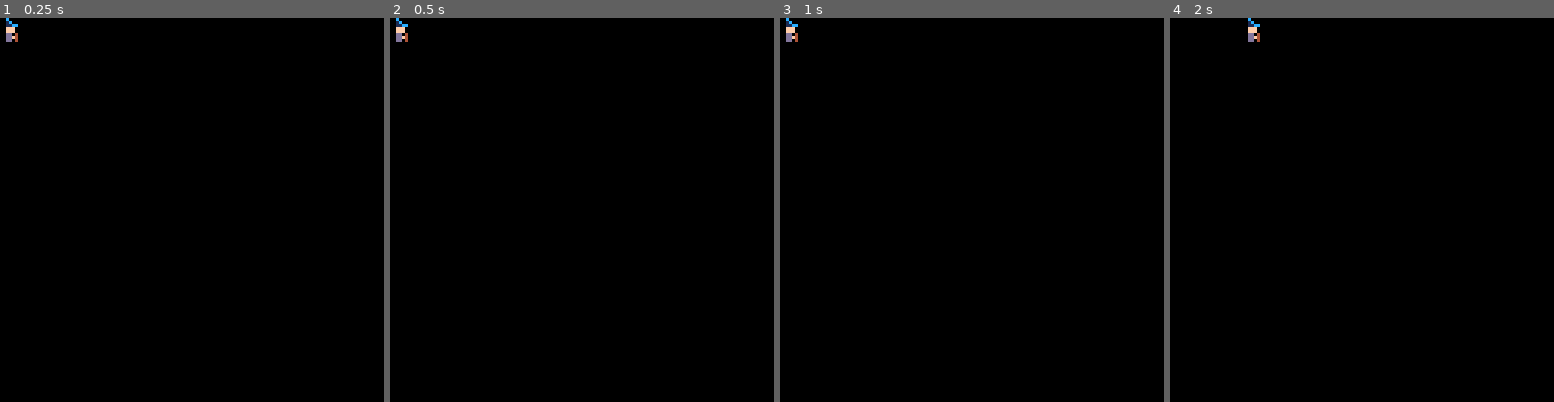
Above: before the commit, frames 1-4 (left to right).
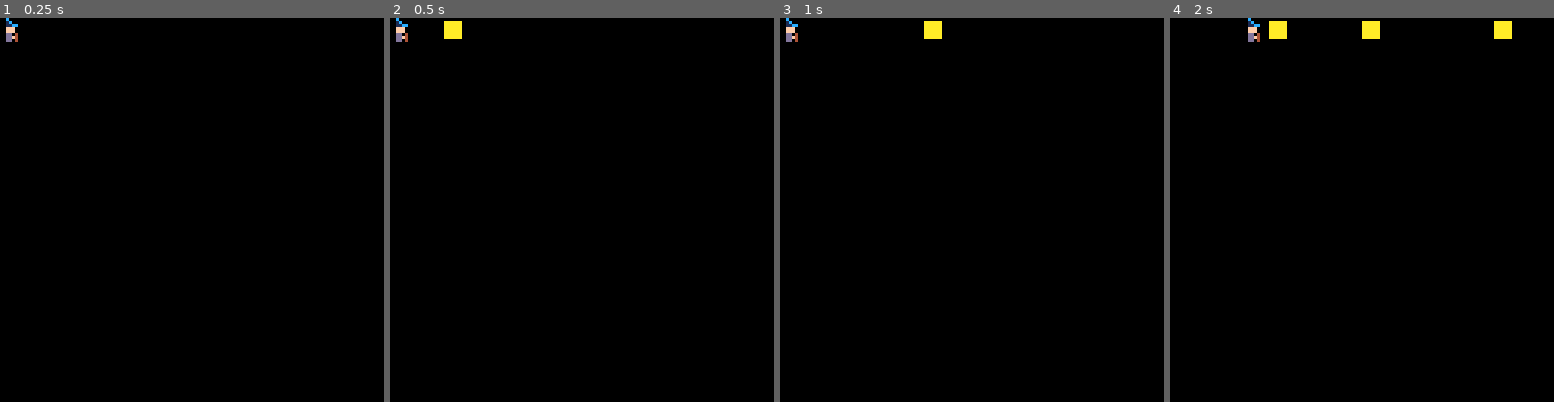
Above: after the commit, the same moments.

Repository: CRBroughton/pico-survivors
Game: PICO-8 cartridge pico-survivors.p8
The game is run twice, just before and just after one commit, with the same random seed, the same clock (stepped at 60 frames per second) and the same inputs.
Inputs:
- Up to frame 1 (0.25 s): no input
- Up to frame 2 (0.5 s): tap X (X key) at 0.33 s
- Up to frame 3 (1 s): no input
- Up to frame 4 (2 s): tap X (X key) at 1.07, 1.85 s; hold Right from 1.6 s (still down)

Frame 1 is identical in both runs. In frame 2, 0.2% of the frame differs, in the area x 14-19%, y 0-6%; in frame 3, 0.2%; in frame 4, 0.7%, in the area x 25-90%, y 0-6%.

Commit message:
feat: :sparkles: create beginnings of basic projectile system

Diff:
--- a/main.lua
+++ b/main.lua
@@ -1,21 +1,91 @@
 function _init()
     local var screenWidth = 128
     local var screenHeight = 128
+    local var offScreen = -8
+
+    projectiles = {}
+    projectiles.new = function()
+        local self = {}
+
+        function self.draw()
+            for proj in all(projectiles) do
+                spr(proj.sprite, proj.x, proj.y)
+            end
+        end
+
+        function self.update()
+            for proj in all(projectiles) do
+                if proj.dir == 'left' then
+                    proj.x -= proj.speed
+                end
+                if proj.dir == 'right' then
+                    proj.x += proj.speed
+                end
+                delete(proj)
+            end
+        end
+
+        function delete(proj)
+            if proj.x > screenWidth then
+                del(projectiles, proj)
+            end
+            if proj.x < offScreen then
+                del(projectiles, proj)
+            end
+            if proj.y > screenHeight then
+                del(projectiles, proj)
+            end
+            if proj.y < offScreen then
+                del(projectiles, proj)
+            end
+        end
+
+        return self
+    end
+
     player = {}
     player.new = function ()
         local self = {
             x = 0,
             y = 0,
+            facing = 'right',
             currentSprite = 0,
             spriteLeft = 0,
             spriteRight = 0,
             classes = {
                 ['wizard'] = {
-                    spriteLeft = 0,
-                    spriteRight = 1
+                    spriteLeft = 1,
+                    spriteRight = 0
+                }
+            },
+            attacks = {
+                ['fireball'] = {
+                    sprite = 2,
+                    power = 1,
                 }
             }
         }
+
+        function self.attack()
+            if self.facing == 'left' and btnp(5) then
+                add(projectiles, {
+                    x = self.x - 8,
+                    y = self.y,
+                    speed = 1,
+                    dir = 'left',
+                    sprite = self.attacks.fireball.sprite
+                })
+            end
+            if self.facing == 'right' and btnp(5) then
+                add(projectiles, {
+                    x = self.x + 8,
+                    y = self.y,
+                    speed = 1,
+                    dir = 'right',
+                    sprite = self.attacks.fireball.sprite
+                })
+            end
+        end
 
         function self.selectClass(className)
             spr(self.classes.wizard.spriteLeft, self.x, self.y)
@@ -31,10 +101,12 @@
         function self.move()
             if btn(0) then
                 player.x -= 1
-                self.currentSprite = self.spriteRight
+                self.currentSprite = self.spriteLeft
+                self.facing = 'left'
             elseif btn(1) then
                 player.x += 1
-                self.currentSprite = self.spriteLeft
+                self.currentSprite = self.spriteRight
+                self.facing = 'right'
             elseif btn(2) then
                 player.y -= 1
             elseif btn(3) then
@@ -46,14 +118,18 @@
     end
 
     player = player.new()
+    projectiles = projectiles.new()
 end
 
 function _update60()
     player.move()
+    projectiles.update()
 end
 
 function _draw()
     cls()
     player.selectClass("wizard")
     player.draw()
+    player.attack()
+    projectiles.draw()
 end
--- a/pico-survivors.p8
+++ b/pico-survivors.p8
@@ -4,10 +4,10 @@
 #include main.lua
 __gfx__
 00c0000000000c000000000000000000000000000000000000000000000000000000000000000000000000000000000000000000000000000000000000000000
-001c00000000c1000000000000000000000000000000000000000000000000000000000000000000000000000000000000000000000000000000000000000000
-0011cc0000cc11000000000000000000000000000000000000000000000000000000000000000000000000000000000000000000000000000000000000000000
-00fff000000fff000000000000000000000000000000000000000000000000000000000000000000000000000000000000000000000000000000000000000000
-00fff000000fff000000000000000000000000000000000000000000000000000000000000000000000000000000000000000000000000000000000000000000
+001c00000000c1000aaaaaa000000000000000000000000000000000000000000000000000000000000000000000000000000000000000000000000000000000
+0011cc0000cc11000aaaaaa000000000000000000000000000000000000000000000000000000000000000000000000000000000000000000000000000000000
+00fff000000fff000aaaaaa000000000000000000000000000000000000000000000000000000000000000000000000000000000000000000000000000000000
+00fff000000fff000aaaaaa000000000000000000000000000000000000000000000000000000000000000000000000000000000000000000000000000000000
+00dd04000040dd000aaaaaa000000000000000000000000000000000000000000000000000000000000000000000000000000000000000000000000000000000
+00ddf400004fdd000aaaaaa000000000000000000000000000000000000000000000000000000000000000000000000000000000000000000000000000000000
 00dd04000040dd000000000000000000000000000000000000000000000000000000000000000000000000000000000000000000000000000000000000000000
-00ddf400004fdd000000000000000000000000000000000000000000000000000000000000000000000000000000000000000000000000000000000000000000
-00dd04000040dd000000000000000000000000000000000000000000000000000000000000000000000000000000000000000000000000000000000000000000
